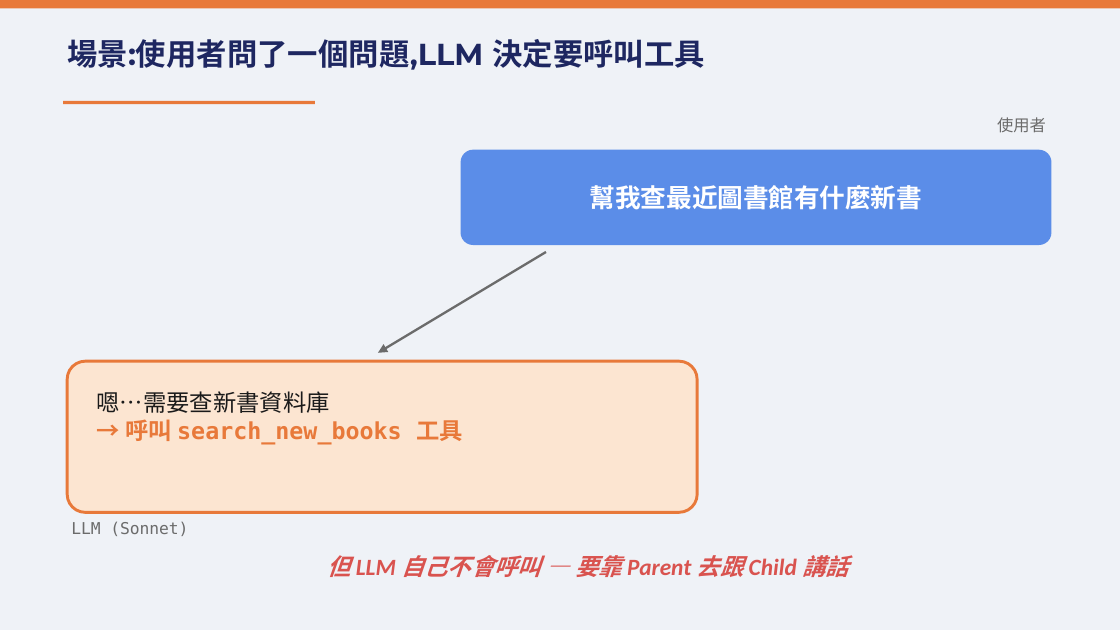
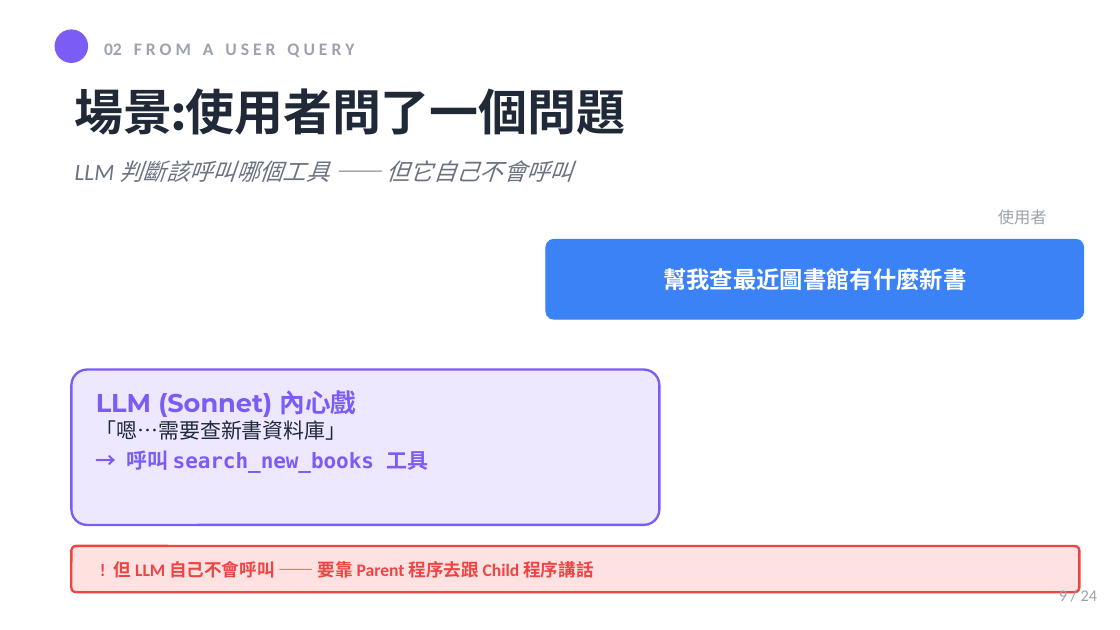
Before and after one commit to mjib007/nchu-mcp-workshop-2026, a slide deck: slide 9 of 02-how-mcp-works.pptx (slide 11 before the commit). Drawn at 1120x630 pixels with LibreOffice and Linux fonts; fonts in the diff are those of the drawing. Boxes give left, top, right and bottom in pixels: in the first picture for what was removed or moved away, otherwise in the second. Text is boxed around its words. In the diff, an @@ line names an element or a change of style, - is before the commit and + after.

```diff
--- a/02-how-mcp-works.pptx
+++ b/02-how-mcp-works.pptx
@@ rectangle at (x1=0, y1=0, x2=1120, y2=629): fill #EFF2F7 to #FFFFFF; shadow on @@
@@ rectangle removed at (x1=0, y1=0, x2=1120, y2=8) @@
@@ ellipse added at (x1=55, y1=29, x2=88, y2=63), fill #7B5CF5 @@
@@ text added at (x1=104, y1=43, x2=354, y2=57), 11.2 pt, text #9CA3AF, bold @@
+02 F R O M A U S E R Q U E R Y
@@ text at (x1=75, y1=88, x2=626, y2=135): text changed; size 19.5 to 31.5 pt; text colour #1E2761 to #1F2937 @@
-場景:使用者問了一個問題,LLM 決定要呼叫工具
+場景:使用者問了一個問題
@@ rectangle removed at (x1=63, y1=101, x2=315, y2=104) @@
@@ text added at (x1=75, y1=160, x2=574, y2=182), 15 pt, text #6B7280, italic @@
+LLM 判斷該呼叫哪個工具 —— 但它自己不會呼叫
@@ rounded rectangle removed at (x1=461, y1=151, x2=1049, y2=243) @@
@@ text "使用者" moved from (x1=997, y1=117, x2=1046, y2=133) to (x1=998, y1=209, x2=1047, y2=224) @@
@@ text "使用者" at (x1=998, y1=209, x2=1047, y2=224): text colour #6B6B6B to #9CA3AF @@
@@ arrow removed from (547, 252) to (379, 353) @@
@@ text "幫我查最近圖書館有什麼新書" moved from (x1=590, y1=185, x2=922, y2=210) to (x1=663, y1=268, x2=966, y2=290) @@
@@ text "幫我查最近圖書館有什麼新書" at (x1=663, y1=268, x2=966, y2=290): size 16.5 to 15 pt, font Calibri to Montserrat @@
@@ rounded rectangle added at (x1=547, y1=240, x2=1084, y2=319), fill #3B82F6, outline #3B82F6 0.75 pt @@
@@ rounded rectangle resized from (x1=67, y1=361, x2=697, y2=512) to (x1=72, y1=370, x2=660, y2=525) @@
@@ rounded rectangle at (x1=72, y1=370, x2=660, y2=525): fill #FCE5D1 to #EEE8FF; outline #E8793A 1.87 pt to #7B5CF5 1.5 pt; proportions changed @@
@@ text "「嗯…需要查新書資料庫」" moved from (x1=97, y1=391, x2=463, y2=444) to (x1=96, y1=420, x2=429, y2=473) @@
@@ text added at (x1=96, y1=390, x2=357, y2=417), 16.5 pt, text #7B5CF5, bold @@
+LLM (Sonnet) 內心戲
@@ text at (x1=96, y1=420, x2=347, y2=440): text changed; size 15 to 13.5 pt; text colour #1A1A1A to #1F2937 @@
-嗯…需要查新書資料庫
+「嗯…需要查新書資料庫」
@@ text at (x1=126, y1=450, x2=429, y2=473): size 15 to 13.5 pt, text colour #E8793A to #7B5CF5 in "→ 呼叫 search_new_books 工具" @@
@@ text removed at (x1=71, y1=521, x2=188, y2=536) @@
-LLM (Sonnet)
@@ rounded rectangle added at (x1=72, y1=547, x2=1080, y2=592), fill #FEE2E2, outline #EF4444 1.5 pt @@
@@ text "! 但 LLM 自己不會呼叫 —— ..." at (x1=114, y1=558, x2=593, y2=581): vertical alignment top to middle @@
@@ text at (x1=114, y1=558, x2=593, y2=581): text changed; size 15 to 11.2 pt; text colour #D9534F to #EF4444; italic off @@
-但 LLM 自己不會呼叫 — 要靠 Parent 去跟 Child 講話
+! 但 LLM 自己不會呼叫 —— 要靠 Parent 程序去跟 Child 程序講話
@@ text added at (x1=1059, y1=590, x2=1097, y2=601), 10.5 pt, text #9CA3AF @@
+9 / 24
```
Also in this commit, not shown: 20 other slides changed, 1 slide added, 9 slides removed, 21 other files.
